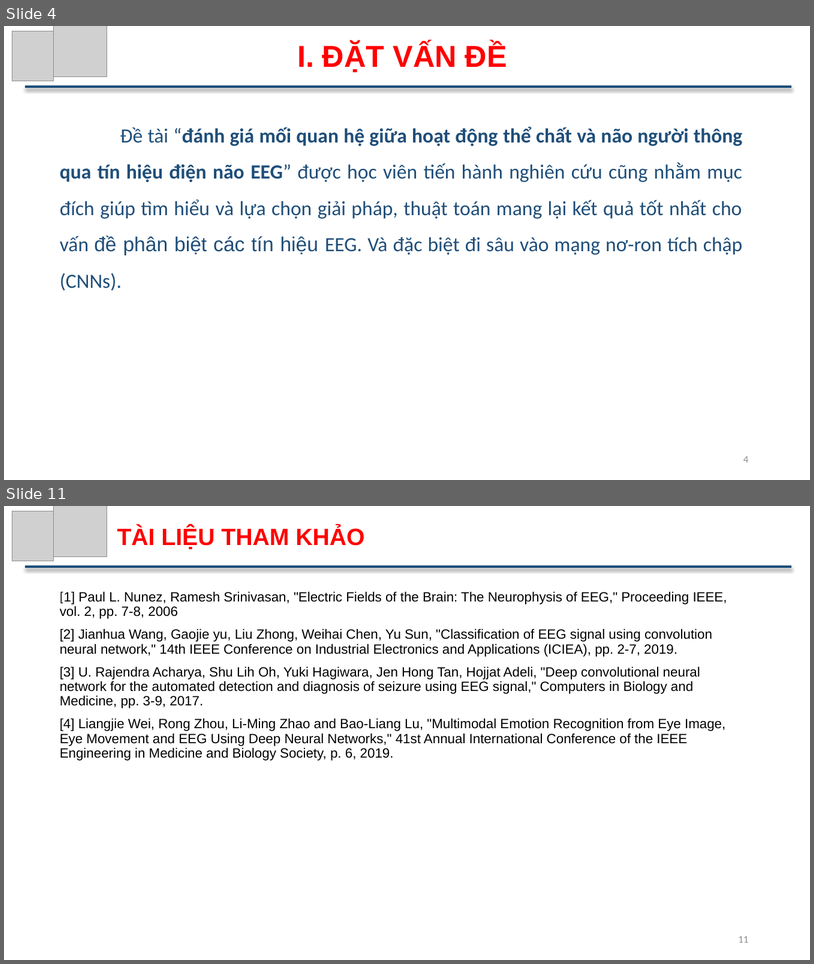
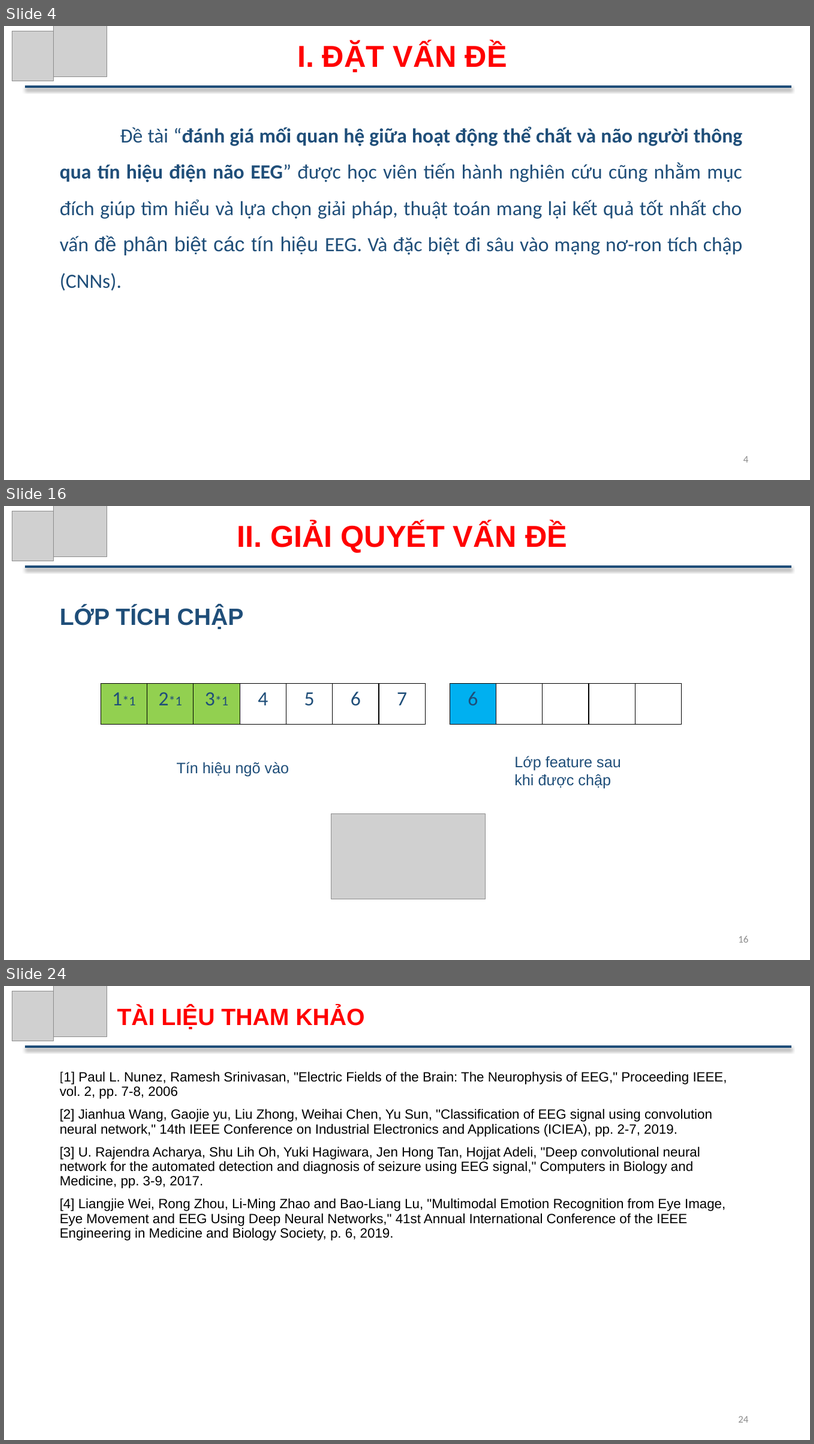
Before and after one commit to ThuTrongNguyen/Thesis, a slide deck: SlideBaoCao.pptx. Shown one above the other, each under a label of ours: slides 4 and 11 before the commit, slides 4, 16 and 24 after it; the slides between them are not shown. The pictures are 814x964 and 814x1444 pixels, drawn with LibreOffice and Linux fonts; fonts in the diff are those of the drawing; grey boxes stand for pictures. Boxes give left, top, right and bottom in pixels: in the first picture for what was removed or moved away, otherwise in the second. Text is boxed around its words. In the diff, an @@ line names an element or a change of style, - is before the commit and + after.

```diff
--- a/SlideBaoCao.pptx
+++ b/SlideBaoCao.pptx
@@ slide 16 added at [4, 506, 810, 960], background #FFFFFF @@
@@ picture added at [12, 511, 54, 561] @@
@@ picture added at [54, 506, 107, 557] @@
@@ text added at [237, 523, 567, 553], 36 pt, text #FF0000, bold @@
+II. GIẢI QUYẾT VẤN ĐỀ
@@ line added from (25, 567) to (792, 567), #1F4E79 3 pt @@
@@ text added at [60, 606, 244, 629], 28 pt, text #1F4E79, bold @@
+LỚP TÍCH CHẬP
@@ table added at [101, 683, 427, 724], 1 rows, 7 columns @@
+1*1 | 2*1 | 3*1 | 4 | 5 | 6 | 7
@@ table added at [450, 683, 683, 724], 1 rows, 5 columns @@
+6 |  |  |  | 
@@ text added at [515, 756, 621, 789], 18 pt, text #1F4E79 @@
+Lớp feature sau khi được chập
@@ text added at [177, 762, 290, 777], 18 pt, text #1F4E79 @@
+Tín hiệu ngõ vào
@@ picture added at [331, 814, 486, 899] @@
@@ page number added at [738, 936, 749, 942], 12 pt, text #8C8C8C @@
+16
@@ what was slide 11 is now slide 24 @@
@@ page number at [738, 1416, 749, 1422]: text changed @@
-11
+24
```
Also in this commit, not shown: 5 slides changed, 14 other slides added, 2 slides removed, 6 other files.
